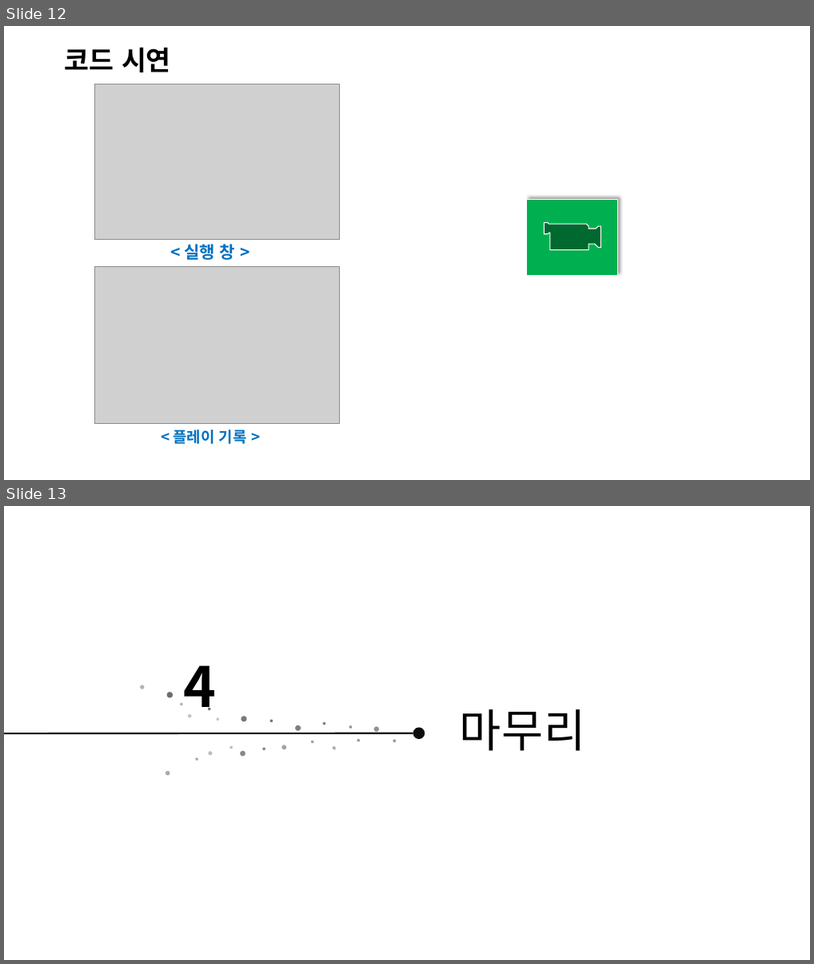
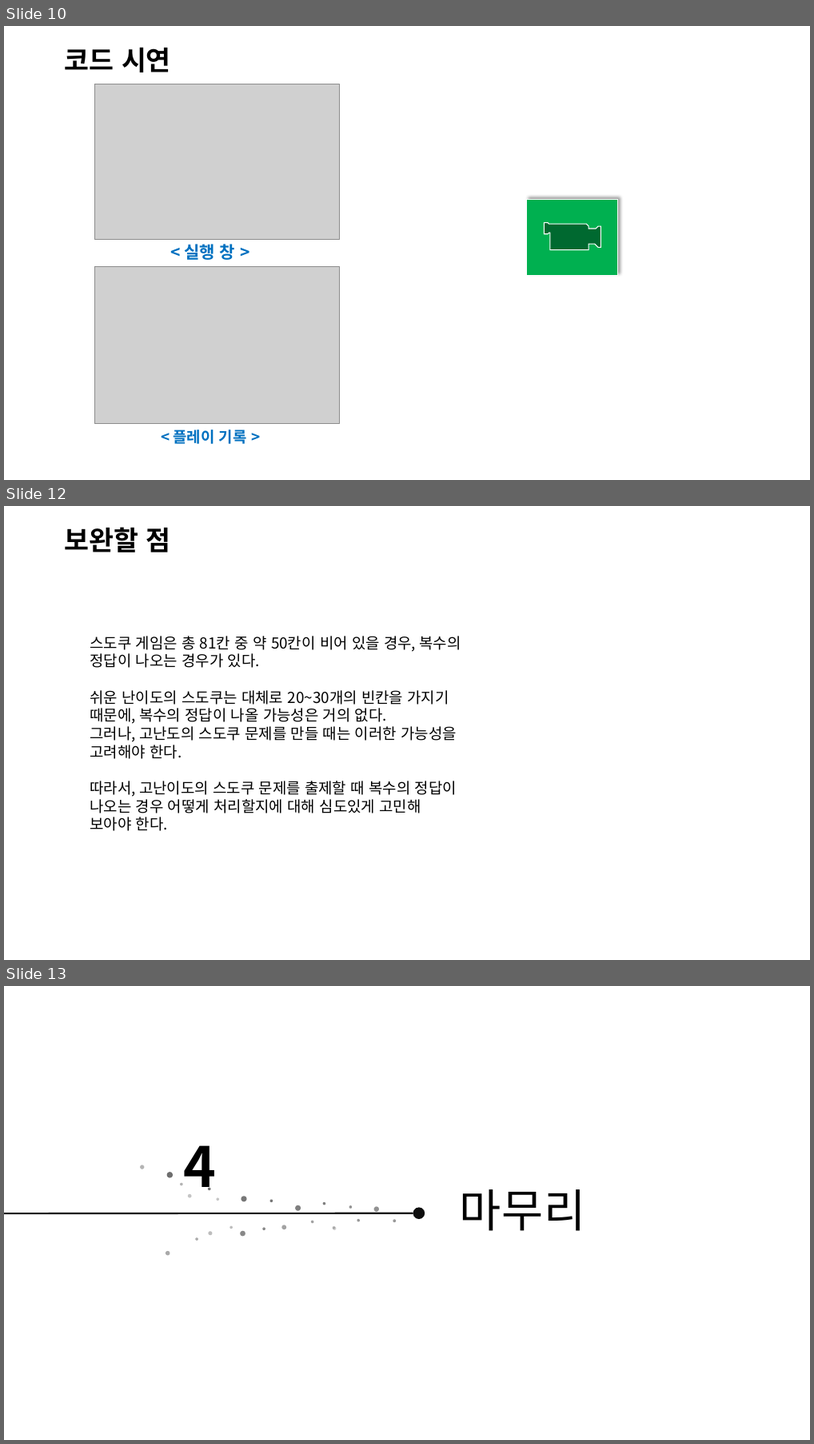
Before and after one commit to aldzl923/C-, a slide deck: Sudoku/C++_프로젝트_스도쿠게임.pptx. Shown one above the other, each under a label of ours: slides 12 and 13 before the commit, slides 10, 12 and 13 after it; the slides between them are not shown. The pictures are 814x964 and 814x1444 pixels, drawn with LibreOffice and Linux fonts; fonts in the diff are those of the drawing; grey boxes stand for pictures; background and template pictures are left out. Boxes give left, top, right and bottom in pixels: in the first picture for what was removed or moved away, otherwise in the second. Text is boxed around its words. In the diff, an @@ line names an element or a change of style, - is before the commit and + after.

Commit message:
게임개발 프로젝트_스도쿠게임

```diff
--- a/Sudoku/C++_프로젝트_스도쿠게임.pptx
+++ b/Sudoku/C++_프로젝트_스도쿠게임.pptx
@@ slide 12 added at bbox=[4, 506, 810, 960], background picture (left out) @@
@@ text added at bbox=[65, 527, 171, 552], 32 pt, text #000000, bold @@
+보완할 점
@@ text added at bbox=[90, 636, 461, 831], 18 pt, text #000000 @@
+스도쿠 게임은 총 81칸 중 약 50칸이 비어 있을 경우, 복수의 정답이 나오는 경우가 있다.
+쉬운 난이도의 스도쿠는 대체로 20~30개의 빈칸을 가지기 때문에, 복수의 정답이 나올 가능성은 거의 없다.
+그러나, 고난도의 스도쿠 문제를 만들 때는 이러한 가능성을 고려해야 한다.
+따라서, 고난이도의 스도쿠 문제를 출제할 때 복수의 정답이 나오는 경우 어떻게 처리할지에 대해 심도있게 고민해 보아야 한다.
@@ what was slide 12 is now slide 10 @@
```
Also in this commit, not shown: 7 slides changed, 1 other slide added, 2 slides removed, 2 other files.
